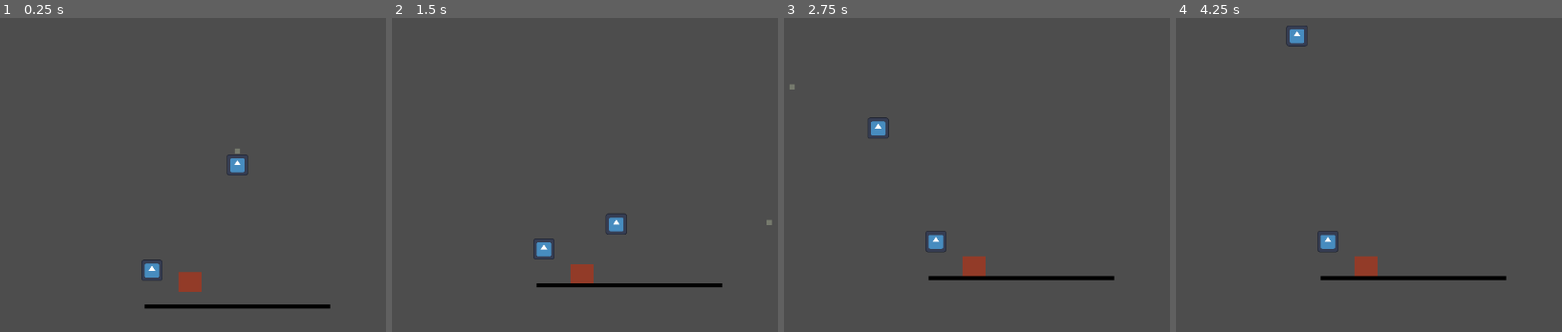
Above: before the commit, frames 1-4 (left to right).
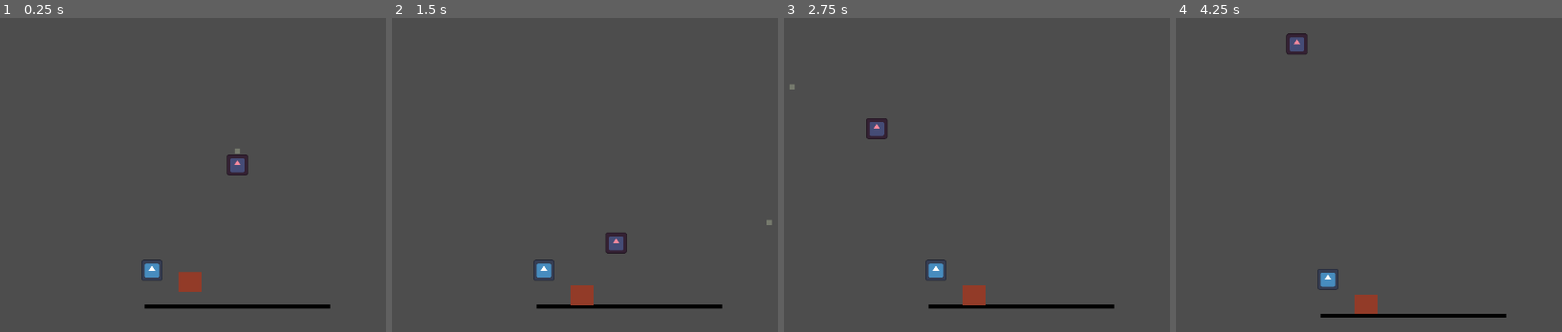
Above: after the commit, the same moments.

Repository: pradoh97/horde
Game: Godot game, scene res://level.tscn
Same seed, same stepped clock (60 frames per second), same inputs: the game is played once before the commit and once after it. The engine's default icon, where the game draws it, is replaced by a stand-in: a white triangle on a blue panel in a dark square.
Inputs (mouse positions are in pixels of both pictures, inside the frame that each line leads up to):
- Up to frame 1 (0.25 s): no input
- Up to frame 2 (1.5 s): move the mouse to (592, 237) at 0.52 s; press the mouse at (592, 237) at 0.53 s; release the mouse at (592, 237) at 1.25 s; tap Enter at 1.25 s; drag from (outside the picture) to (592, 237) at 1.27 s
- Up to frame 3 (2.75 s): move the mouse to (791, 87) at 2.02 s; press the mouse at (791, 87) at 2.03 s
- Up to frame 4 (4.25 s): release the mouse at (1183, 87) at 2.75 s; drag from (1450, 149) to (1264, 124) at 2.77 s; move the mouse to (1299, 43) at 3.52 s; press the mouse at (1299, 43) at 3.53 s

The runs differ from the first frame. In frame 1, 0.3% of the frame differs, in the area x 58-65%, y 43-50%; in frame 2, 3.1%, in the area x 36-86%, y 62-93%; in frame 3, 3.0%; in frame 4, 2.9%.

Commit message:
Move scripts

Diff:
--- a/experimental/army_leader/army.gd
+++ b/army/army.gd
@@ -11,24 +11,21 @@
 var following_orders: bool = false
 var last_mouse_direction: Vector2 = Vector2.ZERO
 var chase: bool = true
-var leader: MinionExperimental = null
-var minions: Array[MinionExperimental] = []
+var leader: Minion = null
+var minions: Array[Minion] = []
 var camera: Camera2D = null
 
 # Called when the node enters the scene tree for the first time.
 func _ready():
-	leader = (get_child(0) as MinionExperimental)
-	leader.is_leading = true
+	leader = (get_child(0) as Minion)
 	camera = $Camera2D
-	camera.reparent(leader)
 	for minion in get_children():
-		if minion is MinionExperimental:
+		if minion is Minion:
 			minions.append(minion)
 
 	for minion in minions:
 		minion.army = self
-		if not minion == leader:
-			minion.leader = leader
+		assign_leader()
 		if override_minions_properties:
 			minion.max_speed = max_speed
 			minion.acceleration = acceleration
@@ -61,21 +58,41 @@
 		minion.be_disbanded()
 		minion.set_collision_mask_value(3, true)
 
-func recruit_minion(new_minion: MinionExperimental):
-	minions.append(new_minion)
+func recruit_minion(minion: Minion):
+	minions.append(minion)
+	minion.army = self
 	if override_minions_properties:
-		new_minion.acceleration = acceleration
-		new_minion.max_speed = max_speed
-		new_minion.deceleration_factor = deceleration_factor
-		new_minion.full_stop_speed = full_stop_speed
-		new_minion.max_speed_left_behind = max_speed_left_behind
+		minion.acceleration = acceleration
+		minion.max_speed = max_speed
+		minion.deceleration_factor = deceleration_factor
+		minion.full_stop_speed = full_stop_speed
+		minion.max_speed_left_behind = max_speed_left_behind
+
+func kill_minion(minion: Minion):
+	if minion.is_leading and minions.size() > 1:
+		var old_leader = minions.find(minion)
+		leader = minions[old_leader + 1]
+		assign_leader()
+	minions.erase(minion)
+
+func assign_leader():
+	camera.reparent(leader)
+	camera.global_position = leader.global_position
+	leader.is_leading = true
+
+	for minion in minions:
+		if not minion.is_leading:
+			minion.leader = leader
+
+func get_followers_count() -> int:
+	return minions.size()
 
 func _on_mouse_area_entered(area):
-	var minion: MinionExperimental = area.get_parent()
+	var minion: Minion = area.get_parent()
 	if minion.is_leading:
 		halt_minions()
 
 func _on_mouse_area_exited(area):
-	var minion: MinionExperimental = area.get_parent()
+	var minion: Minion = area.get_parent()
 	if leader.following_orders and minion == leader:
 		command_minions()
--- /dev/null
+++ b/army/army.tscn
@@ -0,0 +1,11 @@
+[gd_scene load_steps=3 format=3 uid="uid://dmrc341gv6ohb"]
+
+[ext_resource type="Script" uid="uid://c5j3lcr2fbv7p" path="res://army/army.gd" id="1_ucctm"]
+[ext_resource type="PackedScene" uid="uid://dfvp6yysbr662" path="res://minion/minion.tscn" id="2_dpr6x"]
+
+[node name="Army" type="Node2D"]
+script = ExtResource("1_ucctm")
+
+[node name="Minion" parent="." instance=ExtResource("2_dpr6x")]
+modulate = Color(0.9649556, 0.5406639, 0.6186059, 1)
+position = Vector2(0, -283)
--- /dev/null
+++ b/discarded_variants/minion/minion.gd
@@ -0,0 +1,38 @@
+extends CharacterBody2D
+
+@export var max_speed = 600.0
+@export var acceleration: float = 100.0
+@export var deceleration_factor: float = 0.025
+@export var full_stop_speed: float = 40
+var following_orders: bool = false
+var last_mouse_direction: Vector2 = Vector2.ZERO
+
+func _physics_process(delta):
+	if Input.is_action_pressed("mouse_click"):
+		following_orders = true
+		var mouse_direction: Vector2 = (get_global_mouse_position() - global_position).normalized()
+		last_mouse_direction = mouse_direction
+		velocity += acceleration * mouse_direction
+	if velocity.x >= max_speed:
+		velocity.x = max_speed
+	if velocity.x <= -max_speed:
+		velocity.x = -max_speed
+	if velocity.y <= -max_speed and following_orders:
+		velocity.y = -max_speed
+	if Input.is_action_just_released("mouse_click"):
+		following_orders = false
+	if not following_orders:
+		velocity.x = lerp(velocity.x, 0.0, deceleration_factor)
+		if velocity.x <= full_stop_speed and velocity.x > 0 or velocity.x >= -full_stop_speed and velocity.x < 0:
+			velocity.x = 0
+	# Add the gravity.
+	if not is_on_floor():
+		var gravity_modifier = 1
+		if following_orders:
+			gravity_modifier = deceleration_factor
+		else:
+			gravity_modifier = lerp(gravity_modifier, 1, deceleration_factor)
+		velocity.y += get_gravity().y * delta * gravity_modifier
+		if following_orders and velocity.y >= max_speed * 1.5:
+			velocity.y = max_speed * 1.5
+	move_and_slide()
--- /dev/null
+++ b/discarded_variants/minion/minion.tscn
@@ -0,0 +1,20 @@
+[gd_scene load_steps=4 format=3 uid="uid://dgvikxdjgj0it"]
+
+[ext_resource type="Script" uid="uid://dsem1o33bm4gp" path="res://discarded_variants/minion/minion.gd" id="1_20mgi"]
+[ext_resource type="Texture2D" uid="uid://os84bgw76vq" path="res://icon.svg" id="2_777tc"]
+
+[sub_resource type="RectangleShape2D" id="RectangleShape2D_vonw3"]
+size = Vector2(124, 124)
+
+[node name="Minion" type="CharacterBody2D"]
+collision_layer = 4
+collision_mask = 5
+input_pickable = true
+script = ExtResource("1_20mgi")
+metadata/_edit_group_ = true
+
+[node name="CollisionShape2D" type="CollisionShape2D" parent="."]
+shape = SubResource("RectangleShape2D_vonw3")
+
+[node name="Sprite2D" type="Sprite2D" parent="."]
+texture = ExtResource("2_777tc")
--- a/experimental/army_leader/army.tscn
+++ /dev/null
@@ -1,10 +0,0 @@
-[gd_scene load_steps=3 format=3 uid="uid://dmrc341gv6ohb"]
-
-[ext_resource type="Script" uid="uid://c5j3lcr2fbv7p" path="res://experimental/army_leader/army.gd" id="1_ucctm"]
-[ext_resource type="PackedScene" uid="uid://dfvp6yysbr662" path="res://experimental/army_leader/minion.tscn" id="2_dpr6x"]
-
-[node name="Army" type="Node2D"]
-script = ExtResource("1_ucctm")
-
-[node name="Minion" parent="." instance=ExtResource("2_dpr6x")]
-position = Vector2(0, -283)
--- a/experimental/army_leader/minion.gd
+++ /dev/null
@@ -1,76 +0,0 @@
-extends CharacterBody2D
-class_name MinionExperimental
-
-@export var max_speed = 600.0
-@export var max_speed_left_behind: float = 800.0
-@export var acceleration: float = 100.0
-@export var deceleration_factor: float = 0.025
-@export var full_stop_speed: float = 40
-@export var distance_treshold: float = 700.0
-
-var left_behind: bool = false
-var is_leading: bool = false
-var leader: MinionExperimental = null
-var following_orders: bool = false
-var reached_destination: bool = false
-var army: Army = null
-var last_direction: Vector2 = Vector2.ZERO
-var direction_counter: int = 0
-
-func _physics_process(_delta):
-	if following_orders and not reached_destination:
-		var leader_direction: Vector2
-		if not is_leading:
-			leader_direction = (leader.global_position - global_position).normalized()
-			if global_position.distance_to(leader.global_position) >= distance_treshold:
-				left_behind = true
-			else:
-				left_behind = false
-		else:
-			leader_direction = (get_global_mouse_position() - global_position).normalized()
-		velocity += acceleration * leader_direction
-
-	# Caps the velocity if it's already at max. Makes the minion go faster to reach the group if left behind
-	if velocity.length() >= max_speed:
-		if left_behind:
-			velocity = velocity.normalized() * max_speed_left_behind
-		else:
-			velocity = velocity.normalized() * max_speed
-
-	# Stops the minion
-	if not following_orders or reached_destination:
-		velocity = velocity.lerp(Vector2.ZERO, deceleration_factor)
-		if velocity.length() <= full_stop_speed:
-			velocity = Vector2.ZERO
-
-	#Make it collide against stuff
-	for i in get_slide_collision_count():
-		var c = get_slide_collision(i)
-		if c.get_collider() is RigidBody2D:
-			c.get_collider().apply_central_impulse(-c.get_normal() * velocity.x/10)
-	move_and_slide()
-
-func be_commanded():
-	if not following_orders:
-		$AnimationPlayer.play("commanded")
-	following_orders = true
-	reached_destination = false
-	#set_collision_mask_value(3, false)
-
-func be_disbanded():
-	if following_orders:
-		$AnimationPlayer.play("disbanded")
-	following_orders = false
-	reached_destination = false
-	#set_collision_mask_value(3, false)
-
-
-func _on_infect_area_body_entered(body):
-	if not body == self:
-		if not (body as MinionExperimental).leader or not (body as MinionExperimental).is_leading:
-			if not leader:
-				body.leader = self
-			else:
-				body.leader = leader
-			body.army = army
-			army.recruit_minion(body)
--- a/experimental/army_leader/minion.tscn
+++ /dev/null
@@ -1,103 +0,0 @@
-[gd_scene load_steps=10 format=3 uid="uid://dfvp6yysbr662"]
-
-[ext_resource type="Script" uid="uid://fl3ky4apq7p7" path="res://experimental/army_leader/minion.gd" id="1_ywcdx"]
-[ext_resource type="Texture2D" uid="uid://os84bgw76vq" path="res://icon.svg" id="2_war54"]
-
-[sub_resource type="RectangleShape2D" id="RectangleShape2D_vonw3"]
-size = Vector2(124, 124)
-
-[sub_resource type="Animation" id="Animation_0b4ue"]
-length = 0.001
-tracks/0/type = "value"
-tracks/0/imported = false
-tracks/0/enabled = true
-tracks/0/path = NodePath("CollisionShape2D:scale")
-tracks/0/interp = 1
-tracks/0/loop_wrap = true
-tracks/0/keys = {
-"times": PackedFloat32Array(0),
-"transitions": PackedFloat32Array(1),
-"update": 0,
-"values": [Vector2(1, 1)]
-}
-
-[sub_resource type="Animation" id="Animation_ywcdx"]
-resource_name = "commanded"
-length = 0.1
-step = 0.1
-tracks/0/type = "value"
-tracks/0/imported = false
-tracks/0/enabled = true
-tracks/0/path = NodePath("CollisionShape2D:scale")
-tracks/0/interp = 1
-tracks/0/loop_wrap = true
-tracks/0/keys = {
-"times": PackedFloat32Array(0, 0.1),
-"transitions": PackedFloat32Array(1, 1),
-"update": 0,
-"values": [Vector2(1, 1), Vector2(0.12, 0.12)]
-}
-
-[sub_resource type="Animation" id="Animation_oi3di"]
-resource_name = "disbanded"
-length = 0.5
-step = 0.1
-tracks/0/type = "value"
-tracks/0/imported = false
-tracks/0/enabled = true
-tracks/0/path = NodePath("CollisionShape2D:scale")
-tracks/0/interp = 1
-tracks/0/loop_wrap = true
-tracks/0/keys = {
-"times": PackedFloat32Array(0, 0.5),
-"transitions": PackedFloat32Array(1, 1),
-"update": 0,
-"values": [Vector2(0.12, 0.12), Vector2(1, 1)]
-}
-
-[sub_resource type="AnimationLibrary" id="AnimationLibrary_f2txt"]
-_data = {
-&"RESET": SubResource("Animation_0b4ue"),
-&"commanded": SubResource("Animation_ywcdx"),
-&"disbanded": SubResource("Animation_oi3di")
-}
-
-[sub_resource type="RectangleShape2D" id="RectangleShape2D_ywcdx"]
-size = Vector2(360, 360)
-
-[sub_resource type="RectangleShape2D" id="RectangleShape2D_cpaw6"]
-size = Vector2(168, 154)
-
-[node name="Minion" type="CharacterBody2D"]
-collision_layer = 4
-collision_mask = 13
-input_pickable = true
-script = ExtResource("1_ywcdx")
-metadata/_edit_group_ = true
-
-[node name="Sprite2D" type="Sprite2D" parent="."]
-texture = ExtResource("2_war54")
-
-[node name="CollisionShape2D" type="CollisionShape2D" parent="."]
-shape = SubResource("RectangleShape2D_vonw3")
-
-[node name="AnimationPlayer" type="AnimationPlayer" parent="."]
-libraries = {
-&"": SubResource("AnimationLibrary_f2txt")
-}
-
-[node name="InfectArea" type="Area2D" parent="."]
-collision_layer = 8
-collision_mask = 4
-
-[node name="CollisionShape2D" type="CollisionShape2D" parent="InfectArea"]
-shape = SubResource("RectangleShape2D_ywcdx")
-
-[node name="DestinationArea" type="Area2D" parent="."]
-collision_layer = 16
-collision_mask = 512
-
-[node name="CollisionShape2D" type="CollisionShape2D" parent="DestinationArea"]
-shape = SubResource("RectangleShape2D_cpaw6")
-
-[connection signal="body_entered" from="InfectArea" to="." method="_on_infect_area_body_entered"]
--- a/minion/minion.gd
+++ b/minion/minion.gd
@@ -1,38 +1,87 @@
 extends CharacterBody2D
+class_name Minion
 
 @export var max_speed = 600.0
+@export var max_speed_left_behind: float = 800.0
 @export var acceleration: float = 100.0
 @export var deceleration_factor: float = 0.025
 @export var full_stop_speed: float = 40
+@export var distance_treshold: float = 700.0
+const minion_scene: PackedScene = preload("res://minion/minion.tscn")
+
+var left_behind: bool = false
+var is_leading: bool = false
+var leader: Minion = null
 var following_orders: bool = false
-var last_mouse_direction: Vector2 = Vector2.ZERO
+var reached_destination: bool = false
+var army: Army = null
+var last_direction: Vector2 = Vector2.ZERO
+var direction_counter: int = 0
+var queued_for_death: bool = false
 
-func _physics_process(delta):
-	if Input.is_action_pressed("mouse_click"):
-		following_orders = true
-		var mouse_direction: Vector2 = (get_global_mouse_position() - global_position).normalized()
-		last_mouse_direction = mouse_direction
-		velocity += acceleration * mouse_direction
-	if velocity.x >= max_speed:
-		velocity.x = max_speed
-	if velocity.x <= -max_speed:
-		velocity.x = -max_speed
-	if velocity.y <= -max_speed and following_orders:
-		velocity.y = -max_speed
-	if Input.is_action_just_released("mouse_click"):
-		following_orders = false
+static func new_minion() -> Minion:
+	return minion_scene.instantiate()
+
+
+func _physics_process(_delta):
+	if following_orders and not reached_destination:
+		var leader_direction: Vector2
+		if not is_leading:
+			leader_direction = (leader.global_position - global_position).normalized()
+			if global_position.distance_to(leader.global_position) >= distance_treshold:
+				left_behind = true
+			else:
+				left_behind = false
+		else:
+			leader_direction = (get_global_mouse_position() - global_position).normalized()
+		velocity += acceleration * leader_direction
+
+	# Caps the velocity if it's already at max. Makes the minion go faster to reach the group if left behind
+	if velocity.length() >= max_speed:
+		if left_behind:
+			velocity = velocity.normalized() * max_speed_left_behind
+		else:
+			velocity = velocity.normalized() * max_speed
+
+	# Stops the minion
+	if not following_orders or reached_destination:
+		velocity = velocity.lerp(Vector2.ZERO, deceleration_factor)
+		if velocity.length() <= full_stop_speed:
+			velocity = Vector2.ZERO
+
+	#Make it collide against stuff
+	for i in get_slide_collision_count():
+		var c = get_slide_collision(i)
+		if c.get_collider() is RigidBody2D:
+			c.get_collider().apply_central_impulse(-c.get_normal() * velocity.x/10)
+	move_and_slide()
+
+func be_commanded():
 	if not following_orders:
-		velocity.x = lerp(velocity.x, 0.0, deceleration_factor)
-		if velocity.x <= full_stop_speed and velocity.x > 0 or velocity.x >= -full_stop_speed and velocity.x < 0:
-			velocity.x = 0
-	# Add the gravity.
-	if not is_on_floor():
-		var gravity_modifier = 1
-		if following_orders:
-			gravity_modifier = deceleration_factor
+		$AnimationPlayer.play("commanded")
+	following_orders = true
+	reached_destination = false
+	#set_collision_mask_value(3, false)
+
+func be_disbanded():
+	if following_orders:
+		$AnimationPlayer.play("disbanded")
+	following_orders = false
+	reached_destination = false
+	#set_collision_mask_value(3, false)
+
+func get_army_followers_count() -> int:
+	return army.get_followers_count()
+
+func kill():
+	army.kill_minion(self)
+	queue_free()
+
+func _on_infect_area_body_entered(minion: Minion):
+	#Minion in the army hits an unregistered minion. To join the hitting minion has to be in an army and the other one does not
+	if not minion == self and not minion.army and self.army:
+		if not leader:
+			minion.leader = self
 		else:
-			gravity_modifier = lerp(gravity_modifier, 1, deceleration_factor)
-		velocity.y += get_gravity().y * delta * gravity_modifier
-		if following_orders and velocity.y >= max_speed * 1.5:
-			velocity.y = max_speed * 1.5
-	move_and_slide()
+			minion.leader = leader
+		army.recruit_minion(minion)
--- a/minion/minion.tscn
+++ b/minion/minion.tscn
@@ -1,20 +1,103 @@
-[gd_scene load_steps=4 format=3 uid="uid://dgvikxdjgj0it"]
+[gd_scene load_steps=10 format=3 uid="uid://dfvp6yysbr662"]
 
-[ext_resource type="Script" uid="uid://dsem1o33bm4gp" path="res://minion/minion.gd" id="1_20mgi"]
-[ext_resource type="Texture2D" uid="uid://os84bgw76vq" path="res://icon.svg" id="2_777tc"]
+[ext_resource type="Script" uid="uid://fl3ky4apq7p7" path="res://minion/minion.gd" id="1_ywcdx"]
+[ext_resource type="Texture2D" uid="uid://os84bgw76vq" path="res://icon.svg" id="2_war54"]
 
 [sub_resource type="RectangleShape2D" id="RectangleShape2D_vonw3"]
 size = Vector2(124, 124)
 
+[sub_resource type="Animation" id="Animation_0b4ue"]
+length = 0.001
+tracks/0/type = "value"
+tracks/0/imported = false
+tracks/0/enabled = true
+tracks/0/path = NodePath("CollisionShape2D:scale")
+tracks/0/interp = 1
+tracks/0/loop_wrap = true
+tracks/0/keys = {
+"times": PackedFloat32Array(0),
+"transitions": PackedFloat32Array(1),
+"update": 0,
+"values": [Vector2(1, 1)]
+}
+
+[sub_resource type="Animation" id="Animation_ywcdx"]
+resource_name = "commanded"
+length = 0.1
+step = 0.1
+tracks/0/type = "value"
+tracks/0/imported = false
+tracks/0/enabled = true
+tracks/0/path = NodePath("CollisionShape2D:scale")
+tracks/0/interp = 1
+tracks/0/loop_wrap = true
+tracks/0/keys = {
+"times": PackedFloat32Array(0, 0.1),
+"transitions": PackedFloat32Array(1, 1),
+"update": 0,
+"values": [Vector2(1, 1), Vector2(0.12, 0.12)]
+}
+
+[sub_resource type="Animation" id="Animation_oi3di"]
+resource_name = "disbanded"
+length = 0.5
+step = 0.1
+tracks/0/type = "value"
+tracks/0/imported = false
+tracks/0/enabled = true
+tracks/0/path = NodePath("CollisionShape2D:scale")
+tracks/0/interp = 1
+tracks/0/loop_wrap = true
+tracks/0/keys = {
+"times": PackedFloat32Array(0, 0.5),
+"transitions": PackedFloat32Array(1, 1),
+"update": 0,
+"values": [Vector2(0.12, 0.12), Vector2(1, 1)]
+}
+
+[sub_resource type="AnimationLibrary" id="AnimationLibrary_f2txt"]
+_data = {
+&"RESET": SubResource("Animation_0b4ue"),
+&"commanded": SubResource("Animation_ywcdx"),
+&"disbanded": SubResource("Animation_oi3di")
+}
+
+[sub_resource type="RectangleShape2D" id="RectangleShape2D_ywcdx"]
+size = Vector2(360, 360)
+
+[sub_resource type="RectangleShape2D" id="RectangleShape2D_cpaw6"]
+size = Vector2(168, 154)
+
 [node name="Minion" type="CharacterBody2D"]
 collision_layer = 4
-collision_mask = 5
+collision_mask = 269
 input_pickable = true
-script = ExtResource("1_20mgi")
+script = ExtResource("1_ywcdx")
 metadata/_edit_group_ = true
+
+[node name="Sprite2D" type="Sprite2D" parent="."]
+texture = ExtResource("2_war54")
 
 [node name="CollisionShape2D" type="CollisionShape2D" parent="."]
 shape = SubResource("RectangleShape2D_vonw3")
 
-[node name="Sprite2D" type="Sprite2D" parent="."]
-texture = ExtResource("2_777tc")
+[node name="AnimationPlayer" type="AnimationPlayer" parent="."]
+libraries = {
+&"": SubResource("AnimationLibrary_f2txt")
+}
+
+[node name="InfectArea" type="Area2D" parent="."]
+collision_layer = 8
+collision_mask = 4
+
+[node name="CollisionShape2D" type="CollisionShape2D" parent="InfectArea"]
+shape = SubResource("RectangleShape2D_ywcdx")
+
+[node name="DestinationArea" type="Area2D" parent="."]
+collision_layer = 16
+collision_mask = 512
+
+[node name="CollisionShape2D" type="CollisionShape2D" parent="DestinationArea"]
+shape = SubResource("RectangleShape2D_cpaw6")
+
+[connection signal="body_entered" from="InfectArea" to="." method="_on_infect_area_body_entered"]
Renamed: experimental/army_leader/army.gd.uid -> army/army.gd.uid
Not shown, added: discarded_variants/minion/minion.gd.uid
Not shown, removed: experimental/army_leader/minion.gd.uid
Not shown, changed: minion/minion.gd.uid
